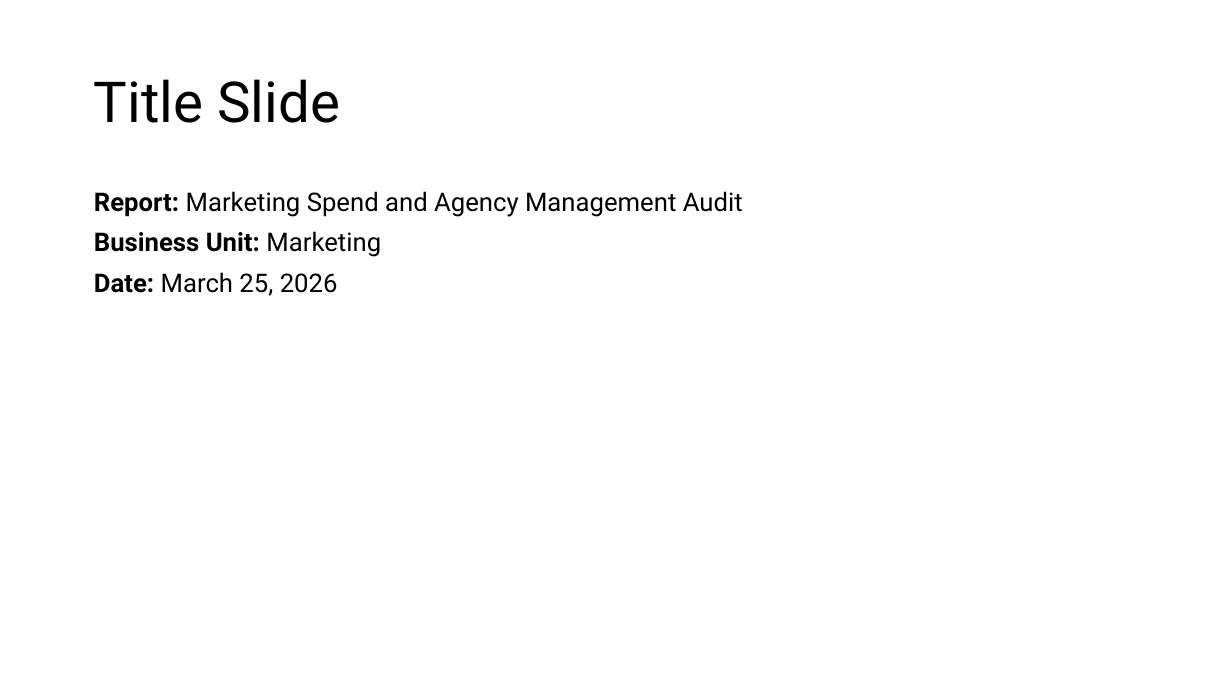
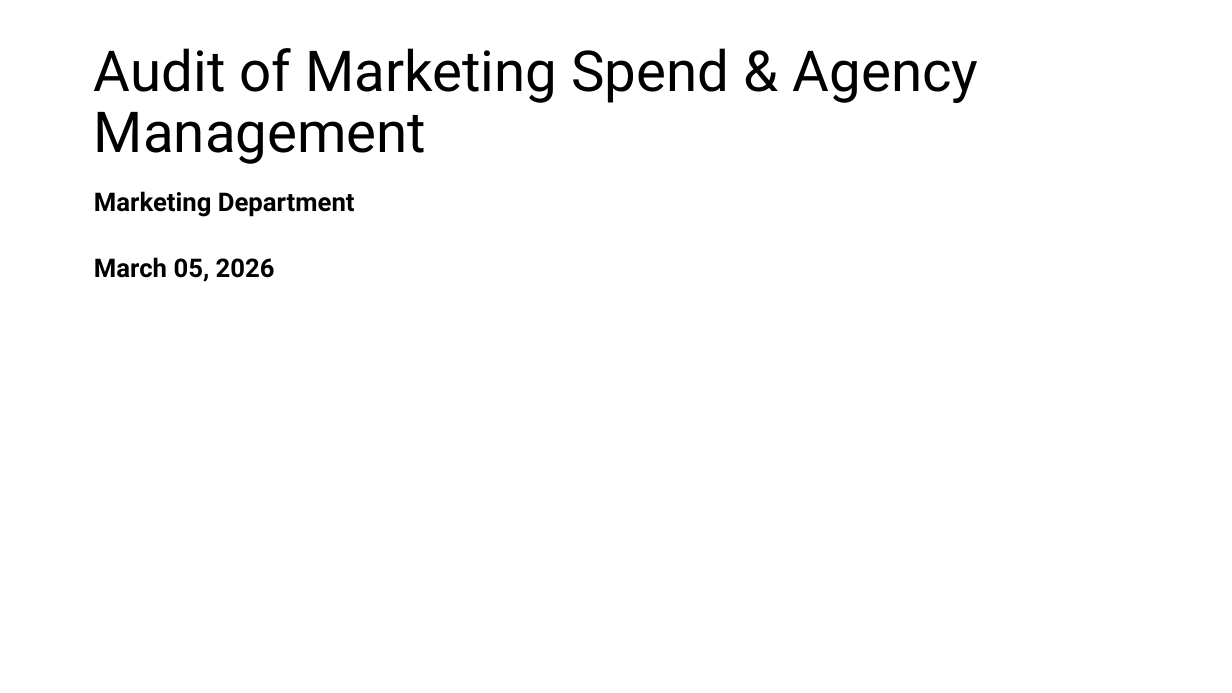
Before and after one commit to DenzDy/ia-report-bot-tools, a slide deck: slide 1 of generated_pptx/IA_Report_Marketing_Spend_Efficiency.pptx. Drawn at 1232x693 pixels with LibreOffice and Linux fonts; fonts in the diff are those of the drawing. Boxes give left, top, right and bottom in pixels: in the first picture for what was removed or moved away, otherwise in the second. Text is boxed around its words. In the diff, an @@ line names an element or a change of style, - is before the commit and + after.

```diff
--- a/generated_pptx/IA_Report_Marketing_Spend_Efficiency.pptx
+++ b/generated_pptx/IA_Report_Marketing_Spend_Efficiency.pptx
@@ title at (94, 48, 979, 164): text changed @@
-Title Slide
+Audit of Marketing Spend & Agency Management
@@ text at (94, 191, 355, 282): text changed; bold on @@
-Report: Marketing Spend and Agency Management Audit
-Business Unit: Marketing
-Date: March 25, 2026
+Marketing Department
+March 05, 2026
```
Also in this commit, not shown: 5 other slides changed, 41 other files.
